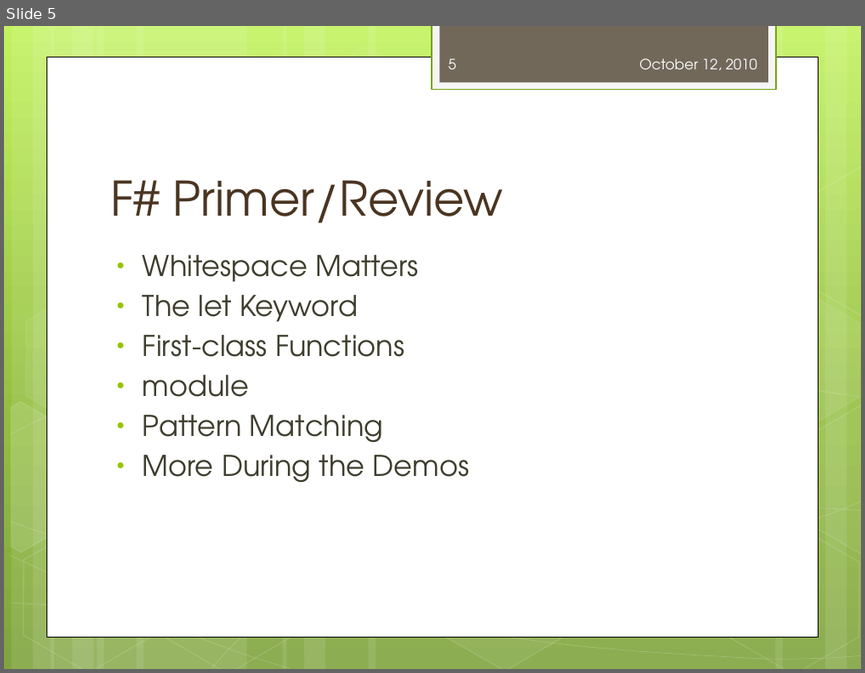
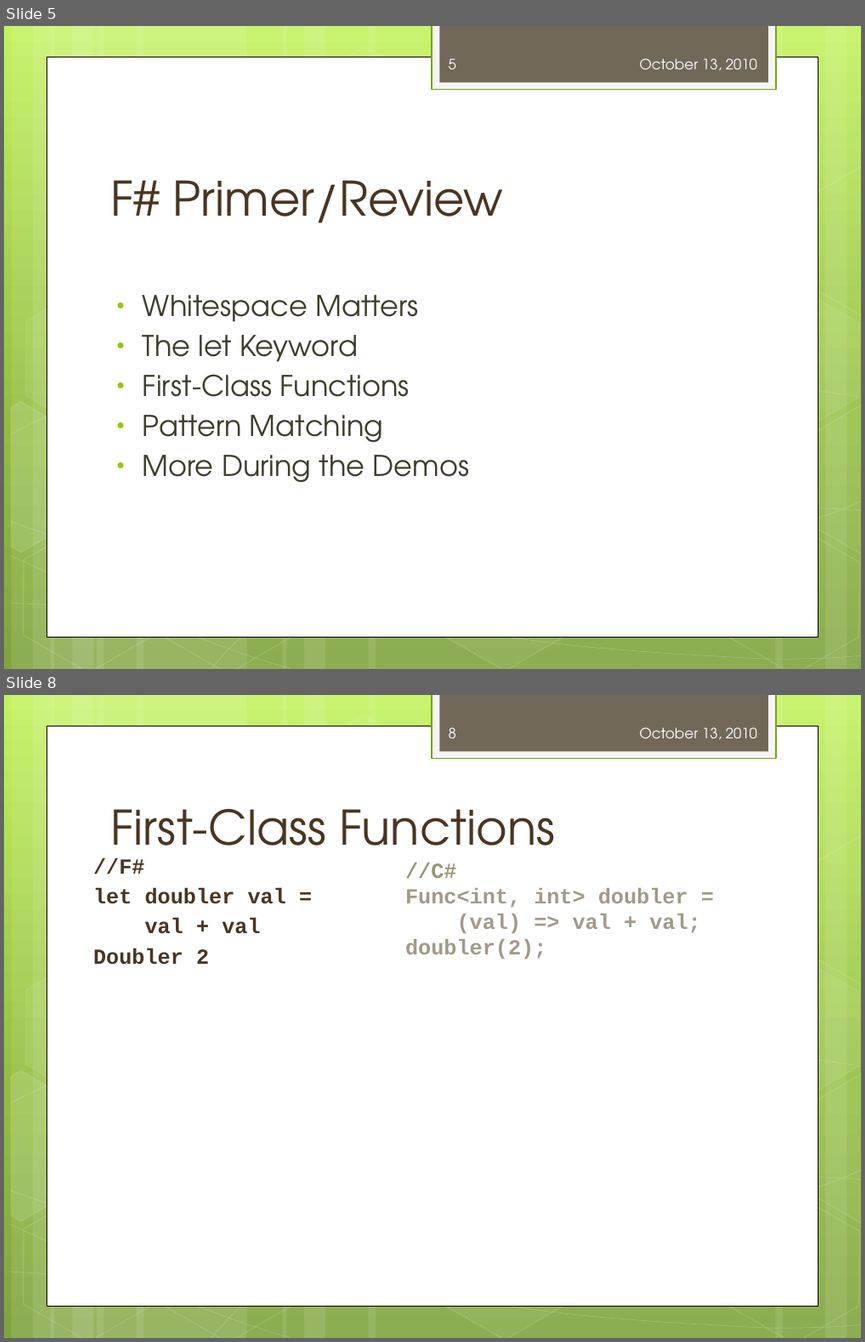
Before and after one commit to dmohl/GettingStartedWithWebDevInFSharpPresentation, a slide deck: Getting Started with Web Development in F#.pptx. Shown one above the other, each under a label of ours: slide 5 before the commit, slides 5 and 8 after it; the slides between them are not shown. The pictures are 865x673 and 865x1342 pixels, drawn with LibreOffice and Linux fonts; fonts in the diff are those of the drawing. Boxes give left, top, right and bottom in pixels: in the first picture for what was removed or moved away, otherwise in the second. Text is boxed around its words. In the diff, an @@ line names an element or a change of style, - is before the commit and + after.

```diff
--- a/Getting Started with Web Development in F#.pptx
+++ b/Getting Started with Web Development in F#.pptx
@@ slide 8 added at <box>4,695,861,1338</box>, background gradient #C3F35F to #93BF3F to #81A53E; not listed: 31 template elements that a slide beside it also shows @@
@@ page number added at <box>449,727,456,738</box>, 12 pt, text #FEFEFE @@
+8
@@ text added at <box>639,727,757,739</box>, 12 pt, text #FEFEFE @@
+October 13, 2010
@@ title added at <box>110,809,555,867</box>, 40 pt, text #4A3622 @@
+First-Class Functions
@@ text added at <box>93,857,286,964</box>, 18 pt, text #4A3622, bold @@
+//F#
+let doubler val =
+val + val
+Doubler 2
@@ text added at <box>405,862,700,959</box>, 18 pt, text #A2998A, bold @@
+//C#
+Func<int, int> doubler =
+(val) => val + val;
+doubler(2);
@@ slide 5 changed as well @@
@@ text at <box>639,58,757,70</box>: text changed @@
-October 12, 2010
+October 13, 2010
@@ text at <box>143,374,409,397</box>: text changed @@
-• First-class Functions
-• module
+• First-Class Functions
```
Also in this commit, not shown: 11 other slides changed, 3 other slides added, 5 slides removed.
